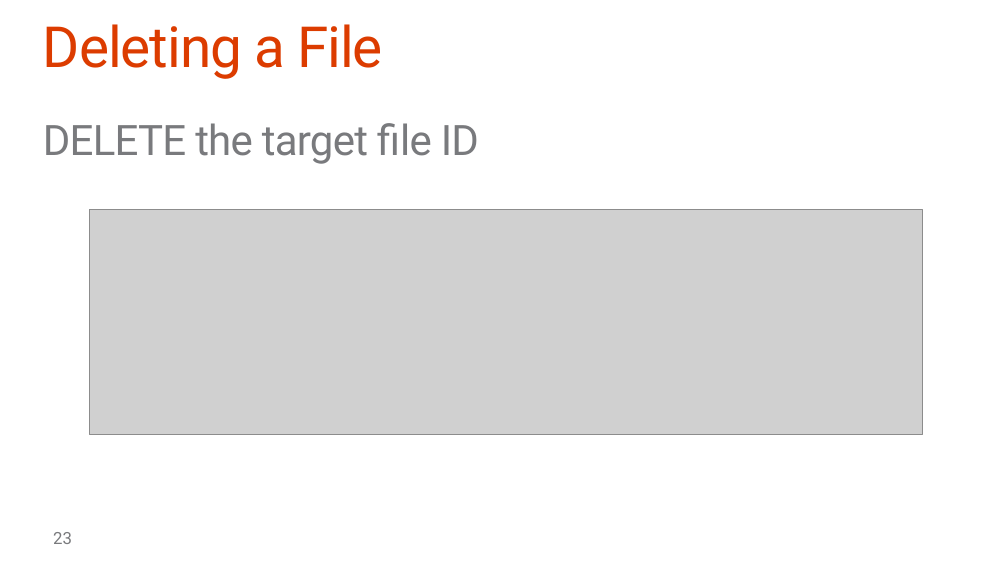
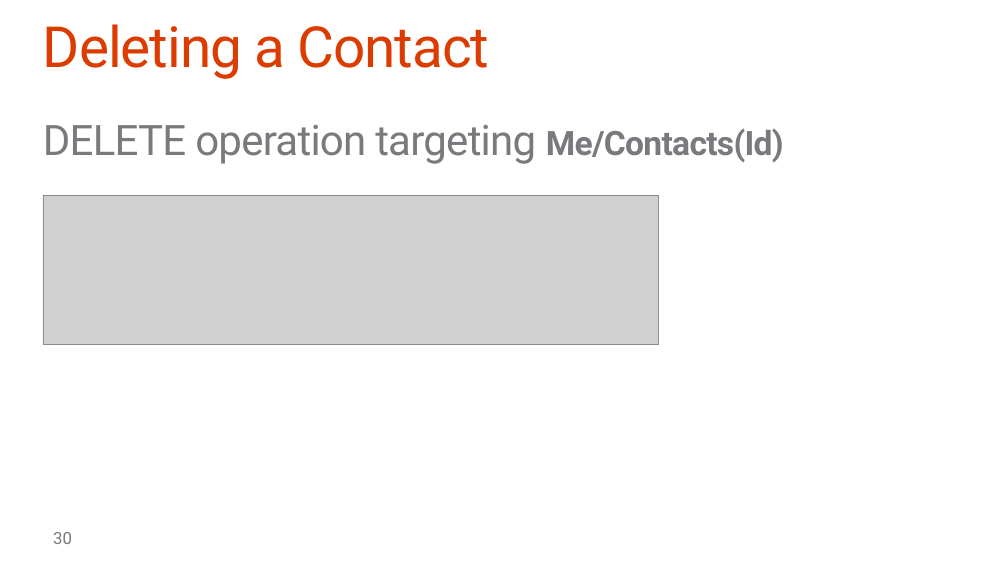
Before and after one commit to OfficeDev/TrainingContent, a slide deck: slide 30 of O3653-2 Deep Dive into Office 365 APIs for Calendar, Mail, and Contacts/O3653-2 Deep Dive into Office 365 APIs for Calendar, Mail, and Contacts.pptx (slide 23 before the commit). Drawn at 1008x567 pixels with LibreOffice and Linux fonts; fonts in the diff are those of the drawing; grey boxes stand for pictures; background and template pictures are left out. Boxes give left, top, right and bottom in pixels: in the first picture for what was removed or moved away, otherwise in the second. Text is boxed around its words. In the diff, an @@ line names an element or a change of style, - is before the commit and + after.

```diff
--- a/O3653-2 Deep Dive into Office 365 APIs for Calendar, Mail, and Contacts/O3653-2 Deep Dive into Office 365 APIs for Calendar, Mail, and Contacts.pptx
+++ b/O3653-2 Deep Dive into Office 365 APIs for Calendar, Mail, and Contacts/O3653-2 Deep Dive into Office 365 APIs for Calendar, Mail, and Contacts.pptx
@@ title at <box>43,24,489,79</box>: text changed @@
-Deleting a File
+Deleting a Contact
@@ text at <box>43,125,784,164</box>: text changed @@
-DELETE the target file ID
+DELETE operation targeting Me/Contacts(Id)
@@ picture added at <box>43,195,659,345</box> @@
@@ picture removed at <box>89,209,922,434</box> @@
@@ page number at <box>53,532,72,544</box>: text changed @@
-23
+30
```
Also in this commit, not shown: 13 other slides changed, 14 slides added, 7 slides removed, 8 other files.
